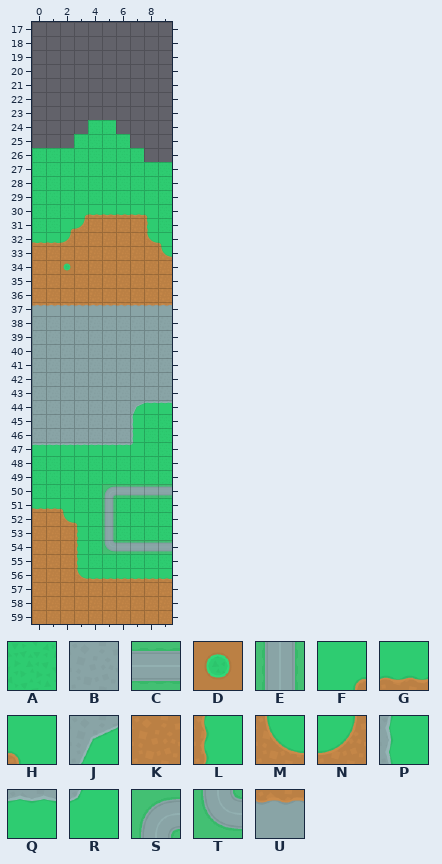
Tiled map (JSON) -- resources/level/1.json. Above, as it was before the edit.
Cells are 64x64 px. Shown: x 0..9, y 17..59.
Key: from "towerDefense_tilesheet": A 20, B 30, C 37, D 41, E 56, F 57, G 58, H 59, J 70, K 77, L 78, M 79, N 80, P 88, Q 106, R 107, S 112, T 131, U 215.
_ is an empty cell.
Layer "Tile Layer 1" before, first column x 0:
17 __________
18 __________
19 __________
20 __________
21 __________
22 __________
23 __________
24 ____AA____
25 ___AAAA___
26 AAAAAAAA__
27 AAAAAAAAAA
28 AAAAAAAAAA
29 AAAAAAAAAA
30 AAAFGGGGHA
31 AAFNKKKKLA
32 GGNKKKKKMH
33 KKKKKKKKKM
34 KKDKKKKKKK
35 KKKKKKKKKK
36 KKKKKKKKKK
37 UUUUUUUUUU
38 BBBBBBBBBB
39 BBBBBBBBBB
40 BBBBBBBBBB
41 BBBBBBBBBB
42 BBBBBBBBBB
43 BBBBBBBBBB
44 BBBBBBBJQQ
45 BBBBBBBPAA
46 BBBBBBBPAA
47 QQQQQQQRAA
48 AAAAAAAAAA
49 AAAAAAAAAA
50 AAAAASCCCC
51 GGHAAEAAAA
52 KKMHAEAAAA
53 KKKLAEAAAA
54 KKKLATCCCC
55 KKKLAAAAAA
56 KKKMGGGGGG
57 KKKKKKKKKK
58 KKKKKKKKKK
59 KKKKKKKKKK
The result:
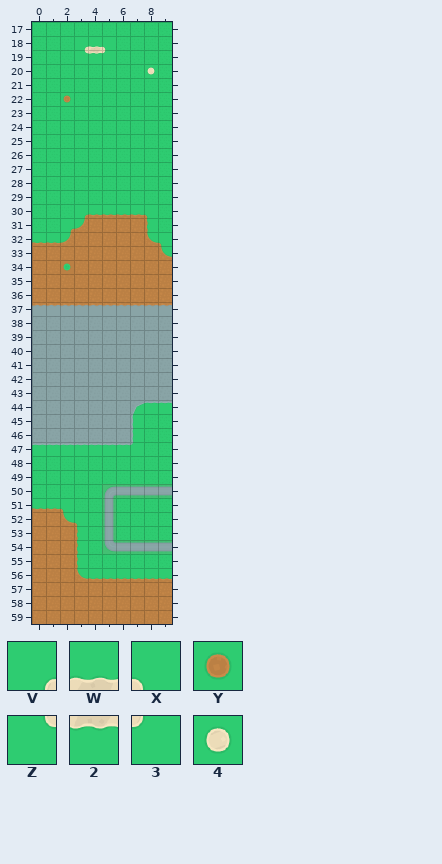
Further tiles: from "towerDefense_tilesheet": V 62, W 63, X 64, Y 98, Z 100, 2 101, 3 102, 4 103.
Diff:
{"where": "layer \"Tile Layer 1\""}
{"y":17,"x":0,"old":"__________","new":"AAAAAAAAAA"}
{"y":18,"x":0,"old":"__________","new":"AAAVWXAAAA"}
{"y":19,"x":0,"old":"__________","new":"AAAZ23AAAA"}
{"y":20,"x":0,"old":"__________","new":"AAAAAAAA4A"}
{"y":21,"x":0,"old":"__________","new":"AAAAAAAAAA"}
{"y":22,"x":0,"old":"__________","new":"AAYAAAAAAA"}
{"y":23,"x":0,"old":"__________","new":"AAAAAAAAAA"}
{"y":24,"x":0,"old":"____","new":"AAAA"}
{"y":24,"x":6,"old":"____","new":"AAAA"}
{"y":25,"x":0,"old":"___","new":"AAA"}
{"y":25,"x":7,"old":"___","new":"AAA"}
{"y":26,"x":8,"old":"__","new":"AA"}
{"label":"added","picture_box":[32,22,172,162]}
